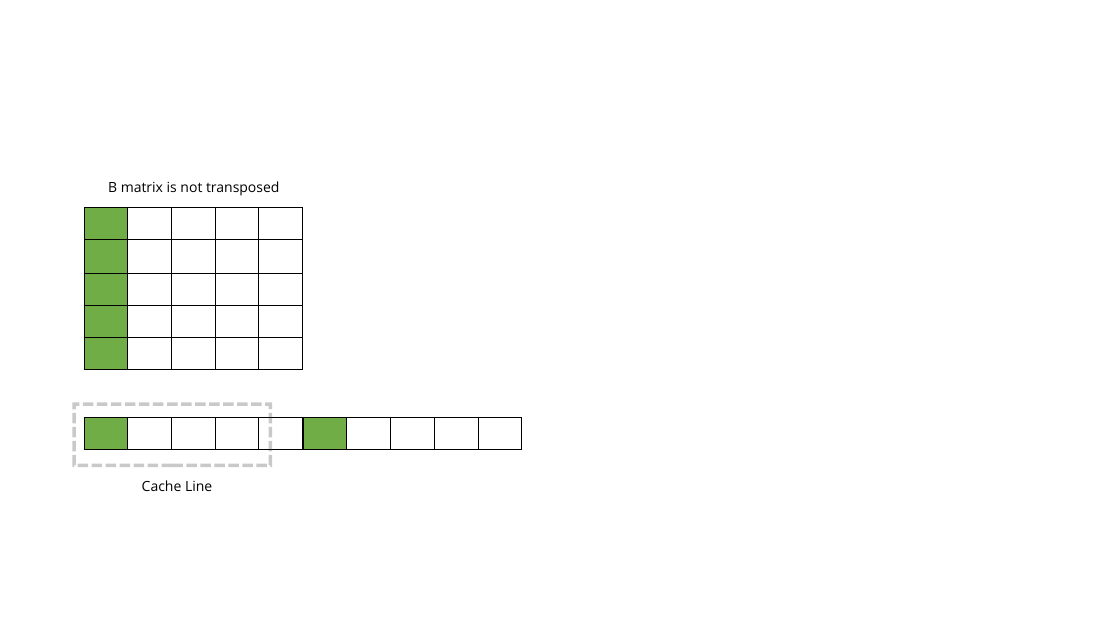
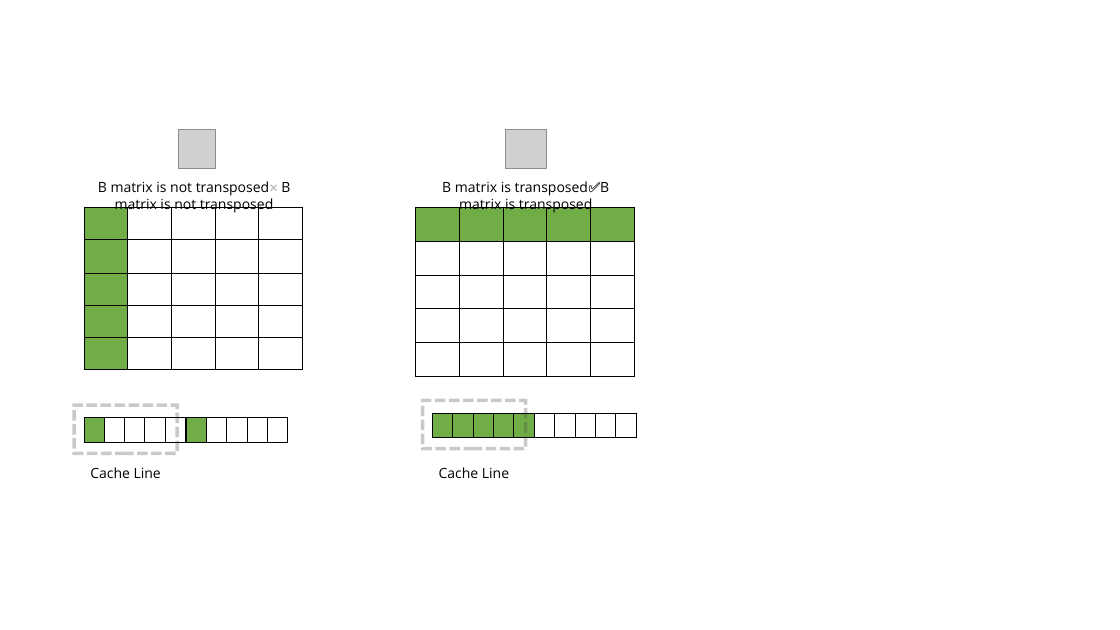
Before and after one commit to OnixHoque/OnixHoque.github.io, a slide deck: slide 7 of blog/roofline-analysis/diagrams.pptx. Drawn at 1120x630 pixels with LibreOffice and Linux fonts; fonts in the diff are those of the drawing; grey boxes stand for pictures. Boxes give left, top, right and bottom in pixels: in the first picture for what was removed or moved away, otherwise in the second. Text is boxed around its words. In the diff, an @@ line names an element or a change of style, - is before the commit and + after.

```diff
--- a/blog/roofline-analysis/diagrams.pptx
+++ b/blog/roofline-analysis/diagrams.pptx
@@ picture added at (178,129,216,168) @@
@@ picture added at (506,129,546,168) @@
@@ text at (98,181,290,213): text changed @@
-B matrix is not transposed
+B matrix is not transposed❌ B matrix is not transposed
@@ table added at (416,208,634,377), 5 rows, 5 columns @@
+ |  |  |  | 
+ |  |  |  | 
+ |  |  |  | 
+ |  |  |  | 
+ |  |  |  | 
@@ text added at (442,181,609,213), 12 pt, text #000000 @@
+B matrix is transposed✅B matrix is transposed
@@ rectangle: place and size @@
-rectangle at (74,404,271,465)
+rectangle at (74,405,177,453)
@@ table: place and size @@
-table at (84,418,302,452)
+table at (84,418,185,452)
@@ table added at (187,418,287,452), 1 rows, 5 columns @@
+ |  |  |  | 
@@ rectangle added at (423,401,526,449), outline #404040 3 pt dashed @@
@@ table at (433,413,534,448) @@
@@ fill #FFFFFF to #70AD47 in 4 cells @@
@@ table: place and size @@
-table at (303,418,522,452)
+table at (433,413,534,448)
@@ table added at (534,413,635,448), 1 rows, 5 columns @@
+ |  |  |  | 
@@ text "Cache Line": place and size @@
-text "Cache Line" at (142,480,212,491)
+text "Cache Line" at (90,467,161,478)
@@ text added at (439,467,509,478), 12 pt, text #000000 @@
+Cache Line
```
Also in this commit, not shown: 6 other slides changed, 11 other files.
